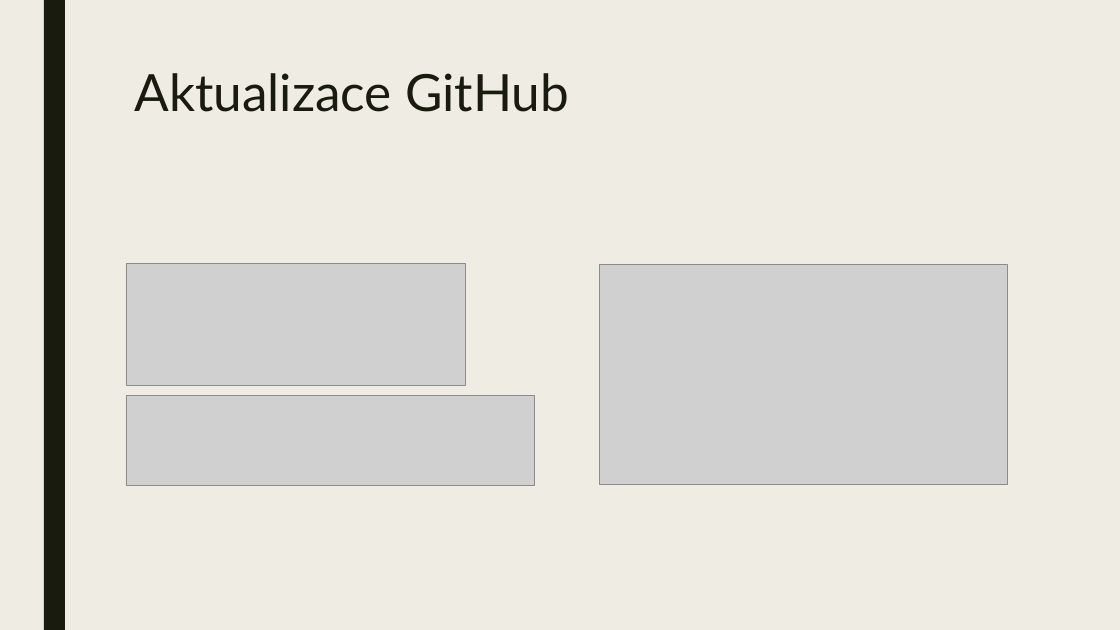
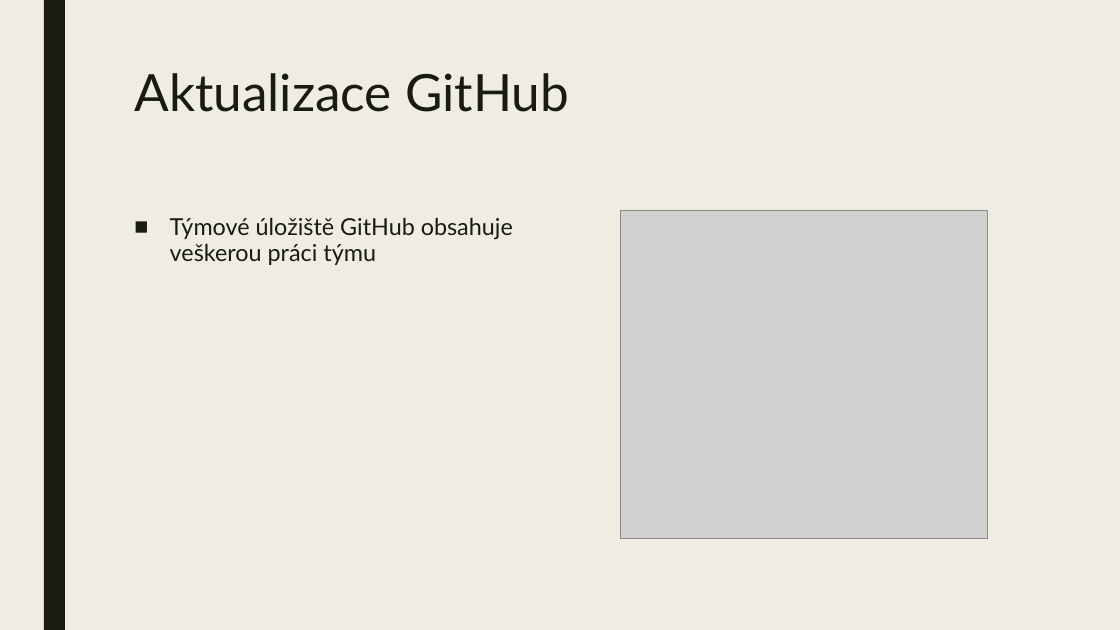
Before and after one commit to ToSemerad/project_rsp, a slide deck: slide 8 of docs/LogosPolytechnikos_releas2.pptx. Drawn at 1120x630 pixels with LibreOffice and Linux fonts; fonts in the diff are those of the drawing; grey boxes stand for pictures. Boxes give left, top, right and bottom in pixels: in the first picture for what was removed or moved away, otherwise in the second. Text is boxed around its words. In the diff, an @@ line names an element or a change of style, - is before the commit and + after.

```diff
--- a/docs/LogosPolytechnikos_releas2.pptx
+++ b/docs/LogosPolytechnikos_releas2.pptx
@@ text added at bbox=[170, 217, 513, 265], 20 pt, text #191B0E @@
+■ Týmové úložiště GitHub obsahuje veškerou práci týmu
@@ picture: place and size @@
-picture at bbox=[600, 265, 1008, 484]
+picture at bbox=[620, 210, 988, 539]
@@ picture removed at bbox=[126, 263, 465, 385] @@
@@ picture removed at bbox=[126, 396, 534, 486] @@
```
Also in this commit, not shown: 6 other slides changed, 1 slide added, 1 slide removed.
